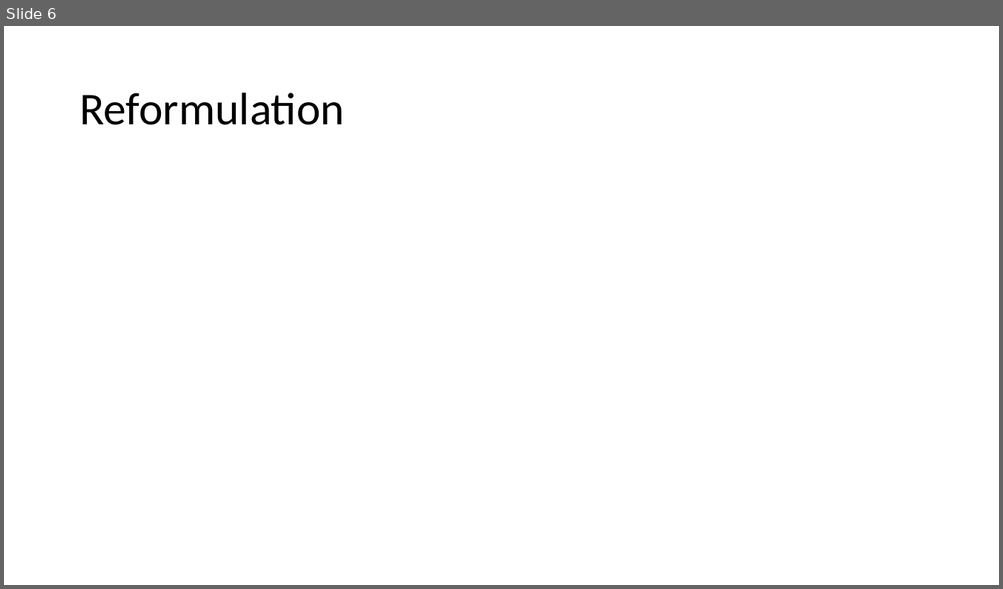
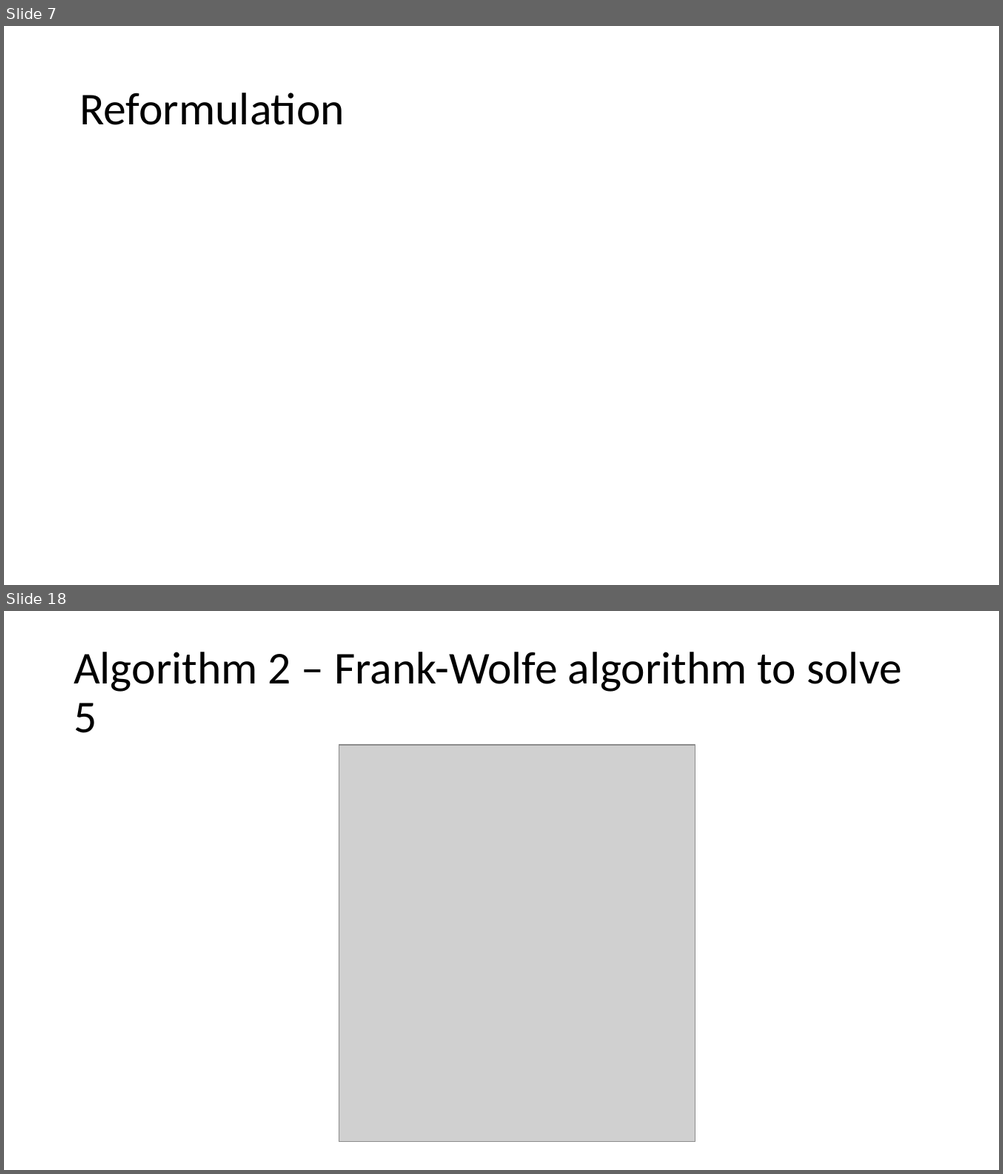
Before and after one commit to OriMeiraz/OptimizationProject, a slide deck: presentation.pptx. Shown one above the other, each under a label of ours: slide 6 before the commit, slides 7 and 18 after it; the slides between them are not shown. The pictures are 1003x589 and 1003x1174 pixels, drawn with LibreOffice and Linux fonts; fonts in the diff are those of the drawing; grey boxes stand for pictures. Boxes give left, top, right and bottom in pixels: in the first picture for what was removed or moved away, otherwise in the second. Text is boxed around its words. In the diff, an @@ line names an element or a change of style, - is before the commit and + after.

```diff
--- a/presentation.pptx
+++ b/presentation.pptx
@@ slide 18 added at <box>4,611,999,1170</box>, background #FFFFFF @@
@@ title added at <box>74,652,902,733</box>, 44 pt, text #000000 @@
+Algorithm 2 – Frank-Wolfe algorithm to solve 5
@@ picture added at <box>339,745,696,1142</box> @@
@@ what was slide 6 is now slide 7 @@
```
Also in this commit, not shown: 11 other slides added.
